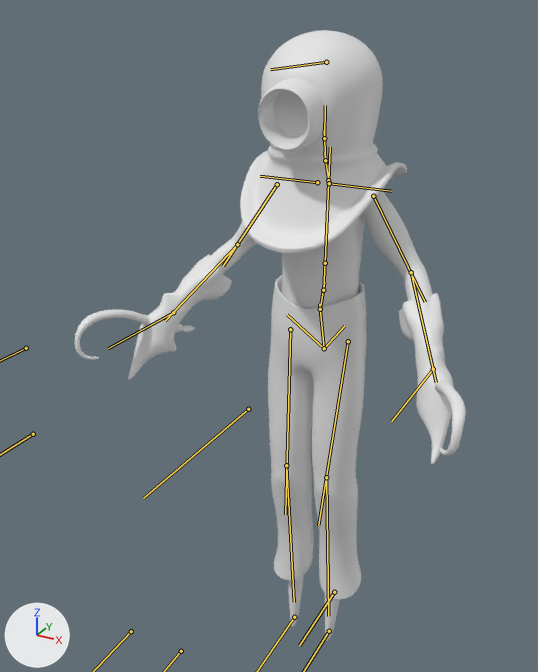
The glTF model player/player.glb as it was, and as the next commit left it.
Before and after are seen from a 50 mm camera at (0.633, -1.36, 1.522) aimed at (-0.096, -0.034, 0.859). Arrows for +X, +Y and +Z are at lower left; the lights stay in place. Both versions are drawn at frame 1 of the action 'idle-cycle'; the numbers are the values there. The bones that bend it are drawn over the model as lines.

Objects in the first picture: 'body', 'eye', 'gauntlet_l', 'gauntlet_r', 'helm', 'pants'.
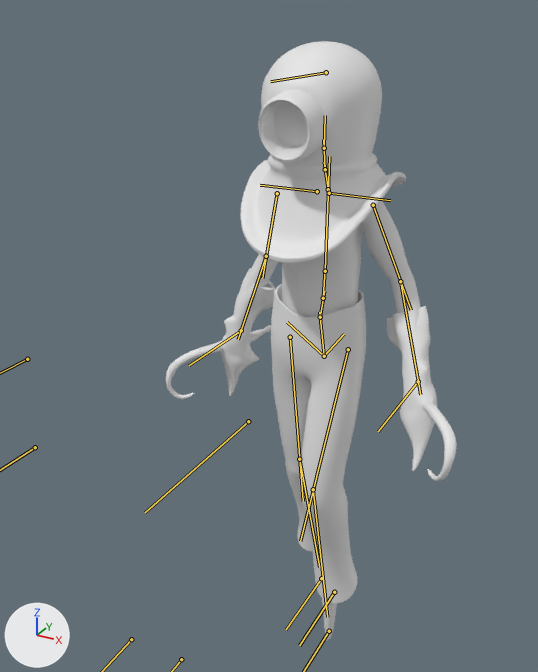
Pixel boxes [x1, y1, x2, y2] of what changed, in the pictures (538 x 672 px):
```json
{"object": "pants", "change": "posed", "before": [268, 276, 366, 599], "after": [271, 284, 366, 603]}
{"object": "helm", "change": "posed", "before": [240, 30, 407, 253], "after": [240, 41, 406, 263]}
{"object": "body", "change": "posed", "before": [175, 189, 433, 641], "after": [235, 200, 421, 640], "on screen": "28% narrower"}
{"object": "gauntlet_r", "change": "posed", "before": [75, 254, 232, 380], "after": [166, 268, 275, 399], "on screen": "30% narrower"}
{"object": "gauntlet_l", "change": "posed", "before": [399, 293, 466, 464], "after": [387, 306, 457, 481]}
{"object": "eye", "change": "posed", "before": [258, 78, 326, 151], "after": [258, 89, 326, 162]}
{"bone": "spine", "before": "(324, 348) to (319, 304)", "after": "(324, 356) to (319, 312)"}
{"bone": "upper_arm.L", "before": "(373, 196) to (425, 302)", "after": "(373, 205) to (411, 310)"}
{"bone": "forearm.L", "before": "(411, 272) to (436, 382)", "after": "(400, 281) to (420, 394)"}
{"bone": "upper_arm.R", "before": "(277, 184) to (223, 266)", "after": "(277, 193) to (262, 278)"}
{"bone": "forearm.R", "before": "(237, 244) to (165, 321)", "after": "(266, 256) to (238, 339)"}
{"bone": "thigh.L", "before": "(348, 341) to (318, 525)", "after": "(348, 349) to (300, 541)"}
{"bone": "shin.L", "before": "(326, 477) to (328, 616)", "after": "(313, 489) to (327, 617)"}
{"bone": "thigh.R", "before": "(290, 329) to (285, 514)", "after": "(290, 337) to (303, 501)"}
```

Scene script edits in JSON lines:
```json
{"block": "bone_spine", "where": "bone_spine = bpy.data.objects['metarig'].pose.bones['spine']  # child of 'Root Motion'"}
{"op": "set", "path": "bone_spine.location", "old": "(0.0, 0.0, 0.0)", "new": "(0.0, -0.025, -0.006)"}
{"block": "bone_upper_arm_l", "where": "bone_upper_arm_l = bpy.data.objects['metarig'].pose.bones['upper_arm.L']  # child of 'shoulder.L'"}
{"op": "set", "path": "bone_upper_arm_l.rotation_quaternion", "old": "(1.0, -0.002, 0.004, -0.001)", "new": "(0.991, 0.09, -0.02, 0.096)", "note": "degrees (0, 0, 0) -> degrees (10, -3, 11)"}
{"block": "bone_forearm_l", "where": "bone_forearm_l = bpy.data.objects['metarig'].pose.bones['forearm.L']  # child of 'upper_arm.L'"}
{"op": "set", "path": "bone_forearm_l.rotation_quaternion", "old": "(1.0, 0.004, 0.0, 0.0)", "new": "(1.0, 0.014, 0.0, 0.001)", "note": "degrees (0, 0, 0) -> degrees (2, 0, 0)"}
{"block": "bone_upper_arm_r", "where": "bone_upper_arm_r = bpy.data.objects['metarig'].pose.bones['upper_arm.R']  # child of 'shoulder.R'"}
{"op": "set", "path": "bone_upper_arm_r.rotation_quaternion", "old": "(1.0, -0.002, -0.004, 0.001)", "new": "(0.978, 0.157, 0.021, -0.133)", "note": "degrees (0, 0, 0) -> degrees (18, 5, -15)"}
{"block": "bone_forearm_r", "where": "bone_forearm_r = bpy.data.objects['metarig'].pose.bones['forearm.R']  # child of 'upper_arm.R'"}
{"op": "set", "path": "bone_forearm_r.rotation_quaternion", "old": "(1.0, 0.004, 0.0, 0.0)", "new": "(0.989, 0.148, 0.0, -0.008)", "note": "degrees (0, 0, 0) -> degrees (17, 0, -1)"}
{"block": "bone_thigh_l", "where": "bone_thigh_l = bpy.data.objects['metarig'].pose.bones['thigh.L']  # child of 'spine'"}
{"op": "set", "path": "bone_thigh_l.rotation_quaternion", "old": "(1.0, 0.015, 0.013, -0.005)", "new": "(0.998, -0.058, 0.013, 0.011)", "note": "degrees (2, 2, -1) -> degrees (-7, 2, 1)"}
{"block": "bone_shin_l", "where": "bone_shin_l = bpy.data.objects['metarig'].pose.bones['shin.L']  # child of 'thigh.L'"}
{"op": "set", "path": "bone_shin_l.rotation_quaternion", "old": "(1.0, -0.021, 0.0, 0.004)", "new": "(0.995, 0.099, 0.0, -0.02)", "note": "degrees (-2, 0, 0) -> degrees (11, 0, -2)"}
{"block": "bone_thigh_r", "where": "bone_thigh_r = bpy.data.objects['metarig'].pose.bones['thigh.R']  # child of 'spine'"}
{"op": "set", "path": "bone_thigh_r.rotation_quaternion", "old": "(1.0, 0.015, -0.013, 0.005)", "new": "(0.993, 0.119, -0.008, 0.005)", "note": "degrees (2, -2, 1) -> degrees (14, -1, 0)"}
```
